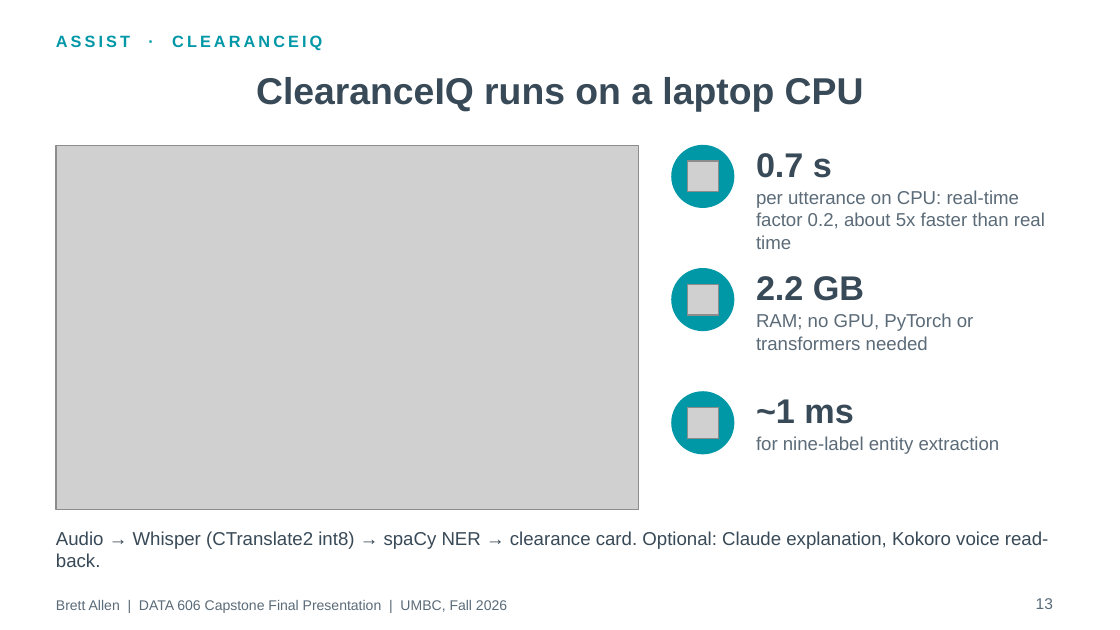
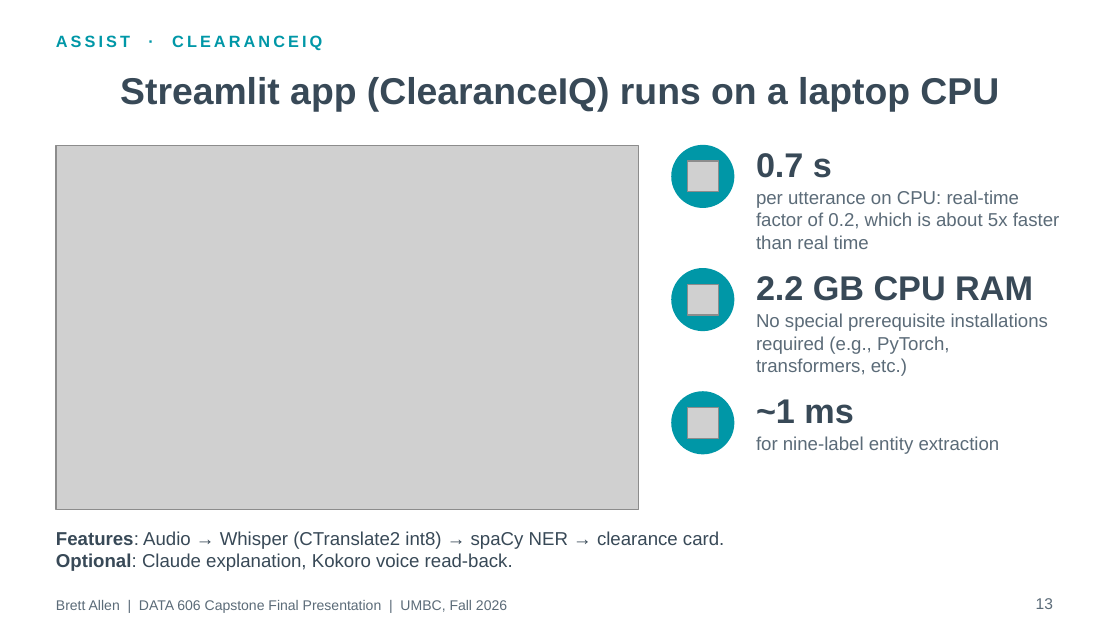
Before and after one commit to BrettFX/UMBC-DATA606-Capstone, a slide deck: slide 13 of docs/Allen_DATA_606_Capstone_Final.pptx. Drawn at 1120x630 pixels with LibreOffice and Linux fonts; fonts in the diff are those of the drawing; grey boxes stand for pictures. Boxes give left, top, right and bottom in pixels: in the first picture for what was removed or moved away, otherwise in the second. Text is boxed around its words. In the diff, an @@ line names an element or a change of style, - is before the commit and + after.

Commit message:
Update final presentation slides Adjust wording and visuals, etc.

```diff
--- a/docs/Allen_DATA_606_Capstone_Final.pptx
+++ b/docs/Allen_DATA_606_Capstone_Final.pptx
@@ title at (120, 77, 999, 112): text changed @@
-ClearanceIQ runs on a laptop CPU
+Streamlit app (ClearanceIQ) runs on a laptop CPU
@@ text at (756, 190, 1060, 249): text changed @@
-per utterance on CPU: real-time factor 0.2, about 5x faster than real time
+per utterance on CPU: real-time factor of 0.2, which is about 5x faster than real time
@@ text at (756, 276, 1033, 301): text changed @@
-2.2 GB
+2.2 GB CPU RAM
@@ text at (756, 313, 1048, 376): text changed @@
-RAM; no GPU, PyTorch or transformers needed
+No special prerequisite installations required (e.g., PyTorch, transformers, etc.)
@@ text at (56, 531, 724, 571): text changed @@
-Audio → Whisper (CTranslate2 int8) → spaCy NER → clearance card. Optional: Claude explanation, Kokoro voice read-back.
+Features: Audio → Whisper (CTranslate2 int8) → spaCy NER → clearance card.
+Optional: Claude explanation, Kokoro voice read-back.
```
Also in this commit, not shown: 16 other slides changed, 1 other file.
